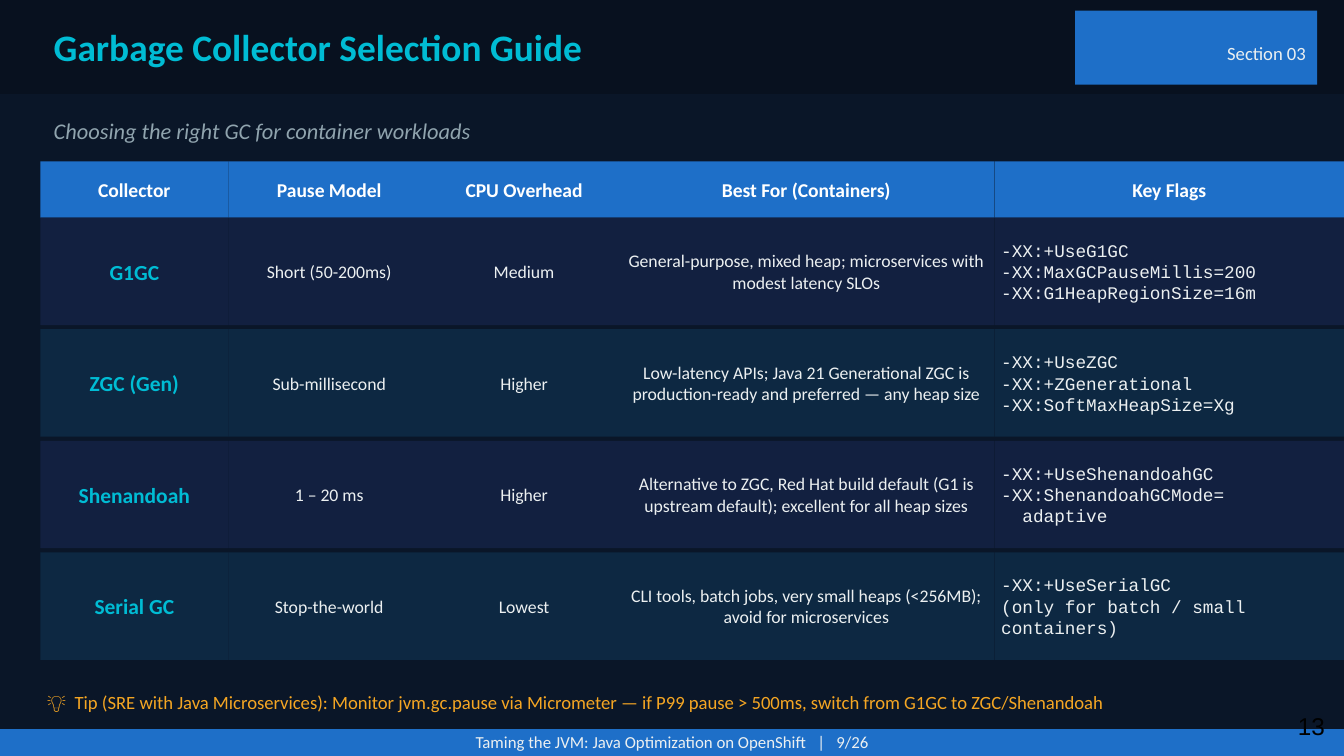
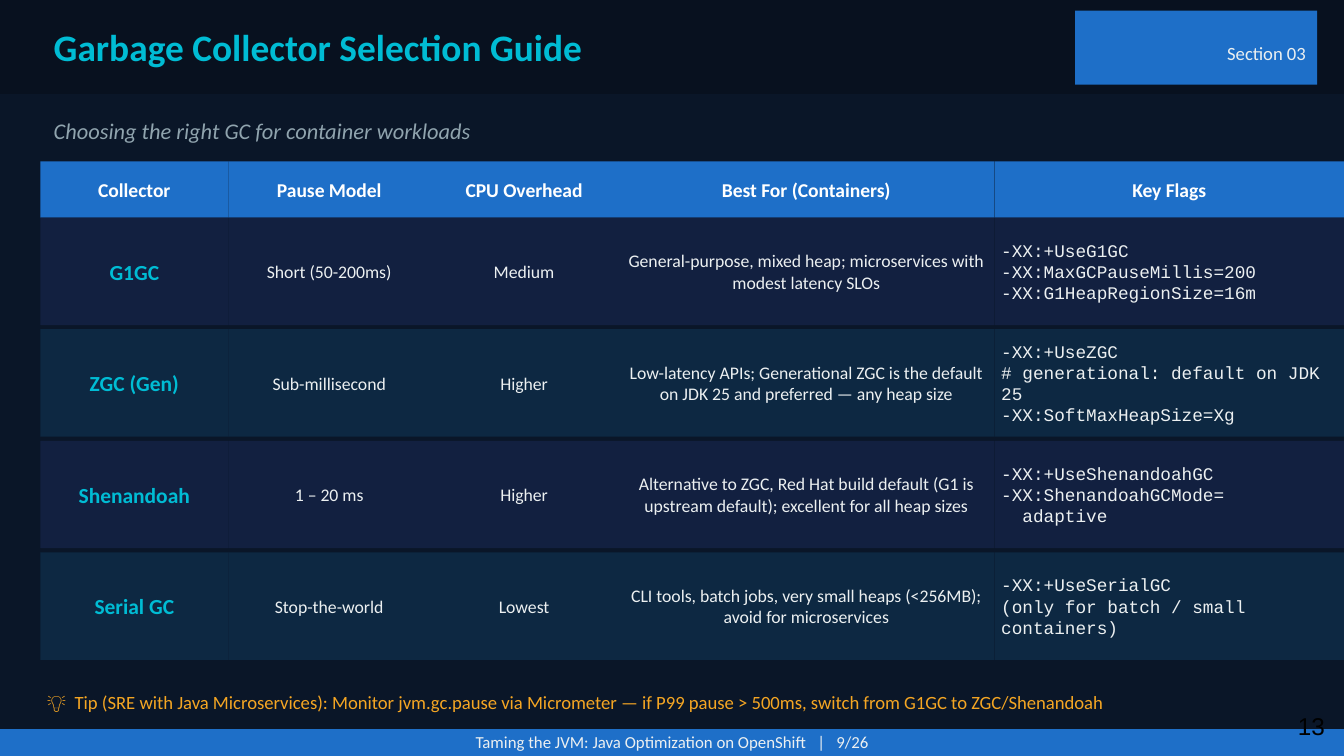
Before and after one commit to patterncatalyst/quarkus-optimization, a slide deck: slide 13 of presentation/optimizing-quarkus-on-kubernetes.pptx. Drawn at 1344x756 pixels with LibreOffice and Linux fonts; fonts in the diff are those of the drawing. Boxes give left, top, right and bottom in pixels: in the first picture for what was removed or moved away, otherwise in the second. Text is boxed around its words. In the diff, an @@ line names an element or a change of style, - is before the commit and + after.

```diff
--- a/presentation/optimizing-quarkus-on-kubernetes.pptx
+++ b/presentation/optimizing-quarkus-on-kubernetes.pptx
@@ text at box(630, 366, 983, 403): text changed @@
-Low-latency APIs; Java 21 Generational ZGC is production-ready and preferred — any heap size
+Low-latency APIs; Generational ZGC is the default on JDK 25 and preferred — any heap size
@@ text at box(1001, 367, 1320, 400): text changed @@
--XX:+ZGenerational
+# generational: default on JDK 25
```
Also in this commit, not shown: 11 other slides changed, 1 other file.
